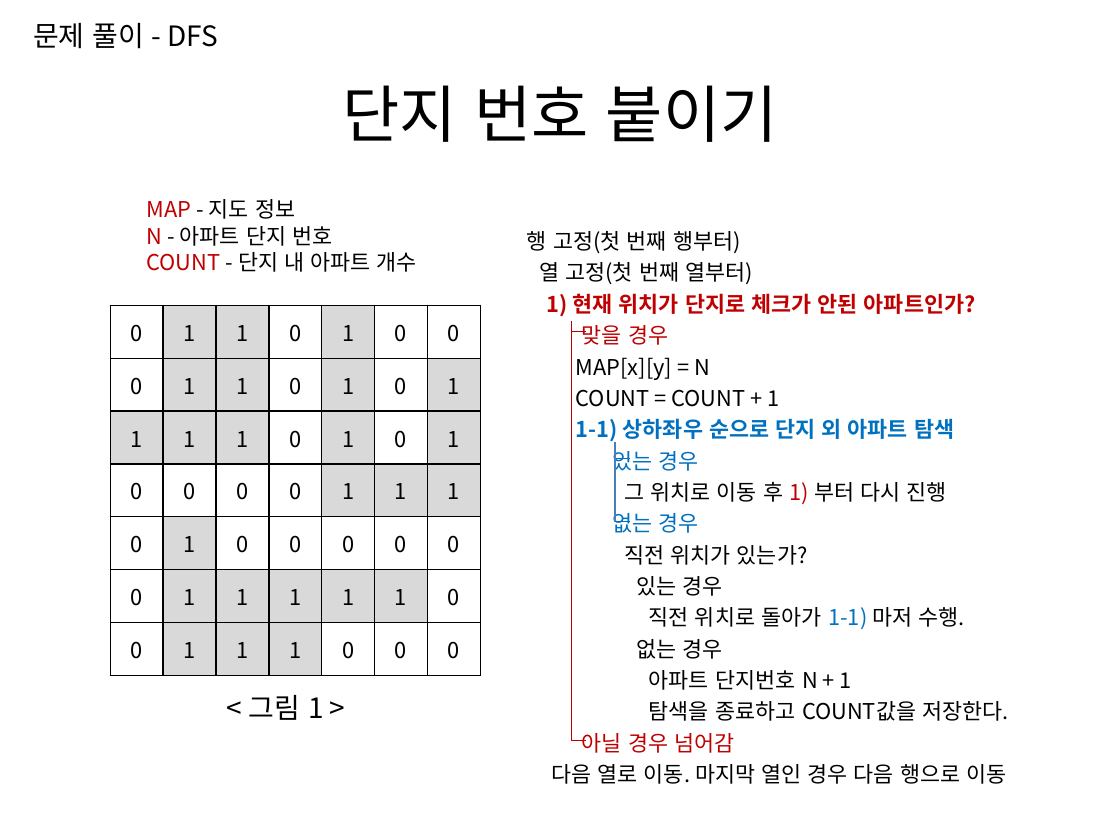
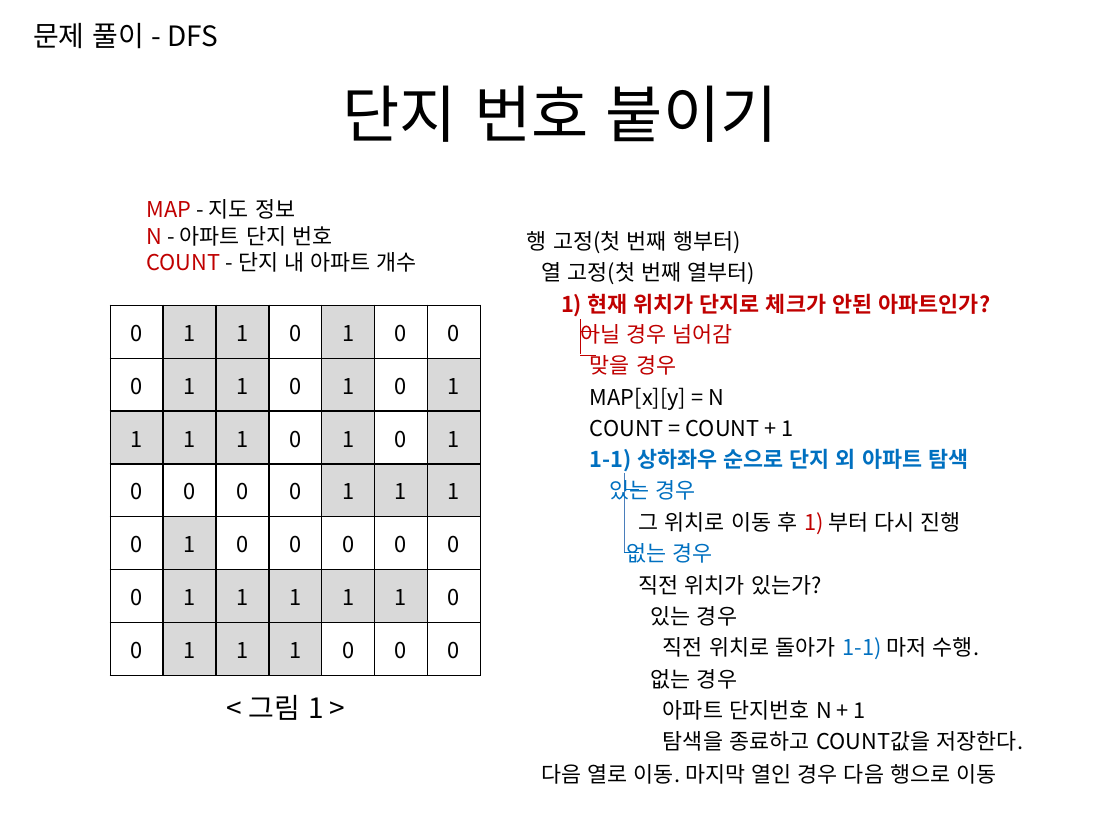
Before and after one commit to momo1108/csl, a slide deck: slide 25 of Algorithm/발표2.pptx. Drawn at 1120x840 pixels with LibreOffice and Linux fonts; fonts in the diff are those of the drawing. Boxes give left, top, right and bottom in pixels: in the first picture for what was removed or moved away, otherwise in the second. Text is boxed around its words. In the diff, an @@ line names an element or a change of style, - is before the commit and + after.

```diff
--- a/Algorithm/발표2.pptx
+++ b/Algorithm/발표2.pptx
@@ text "열 고정(첫 번째 열부터)": place and size @@
-text "열 고정(첫 번째 열부터)" at (527, 231, 1009, 784)
+text "열 고정(첫 번째 열부터)" at (541, 262, 997, 784)
@@ text at (576, 325, 1009, 753): paragraphs removed @@
-맞을 경우
-MAP[x][y] = N
-COUNT = COUNT + 1
-1-1) 상하좌우 순으로 단지 외 아파트 탐색
-있는 경우
-그 위치로 이동 후 1) 부터 다시 진행
-없는 경우
-직전 위치가 있는가?
-있는 경우
-직전 위치로 돌아가 1-1) 마저 수행.
-없는 경우
-아파트 단지번호 N + 1
-탐색을 종료하고 COUNT값을 저장한다.
-아닐 경우 넘어감
@@ line moved from (571, 321) - (571, 740) to (580, 319) - (580, 354) @@
@@ text added at (580, 320, 968, 474), 14 pt, text #000000 @@
+아닐 경우 넘어감
+맞을 경우
+MAP[x][y] = N
+COUNT = COUNT + 1
+1-1) 상하좌우 순으로 단지 외 아파트 탐색
@@ line moved from (571, 332) - (587, 332) to (580, 332) - (596, 332) @@
@@ line moved from (571, 740) - (587, 740) to (580, 355) - (596, 355) @@
@@ text added at (610, 477, 1024, 751), 14 pt, text #000000 @@
+있는 경우
+그 위치로 이동 후 1) 부터 다시 진행
+없는 경우
+직전 위치가 있는가?
+있는 경우
+직전 위치로 돌아가 1-1) 마저 수행.
+없는 경우
+아파트 단지번호 N + 1
+탐색을 종료하고 COUNT값을 저장한다.
@@ 3 lines: place and size @@
-3 lines at (615, 442, 631, 522)
+3 lines at (624, 473, 640, 552)
```
Also in this commit, not shown: 12 other slides changed, 9 other files.
